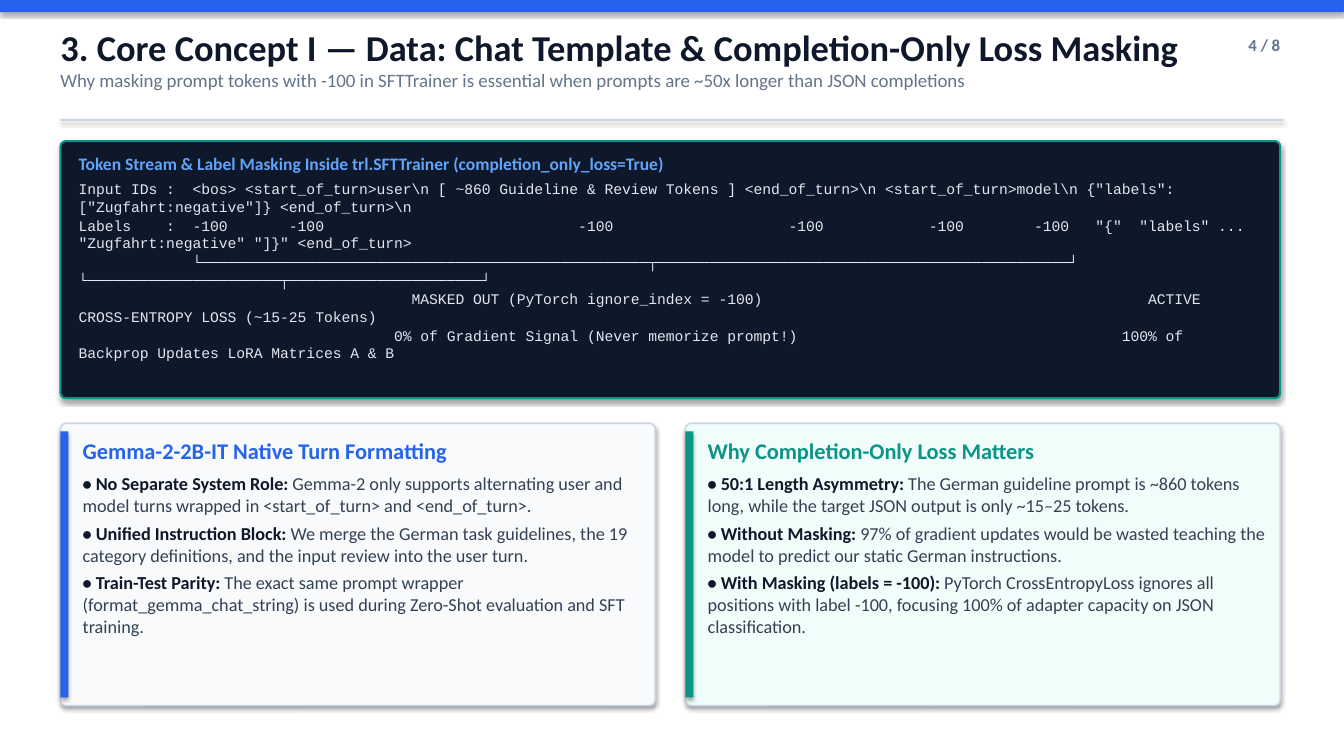
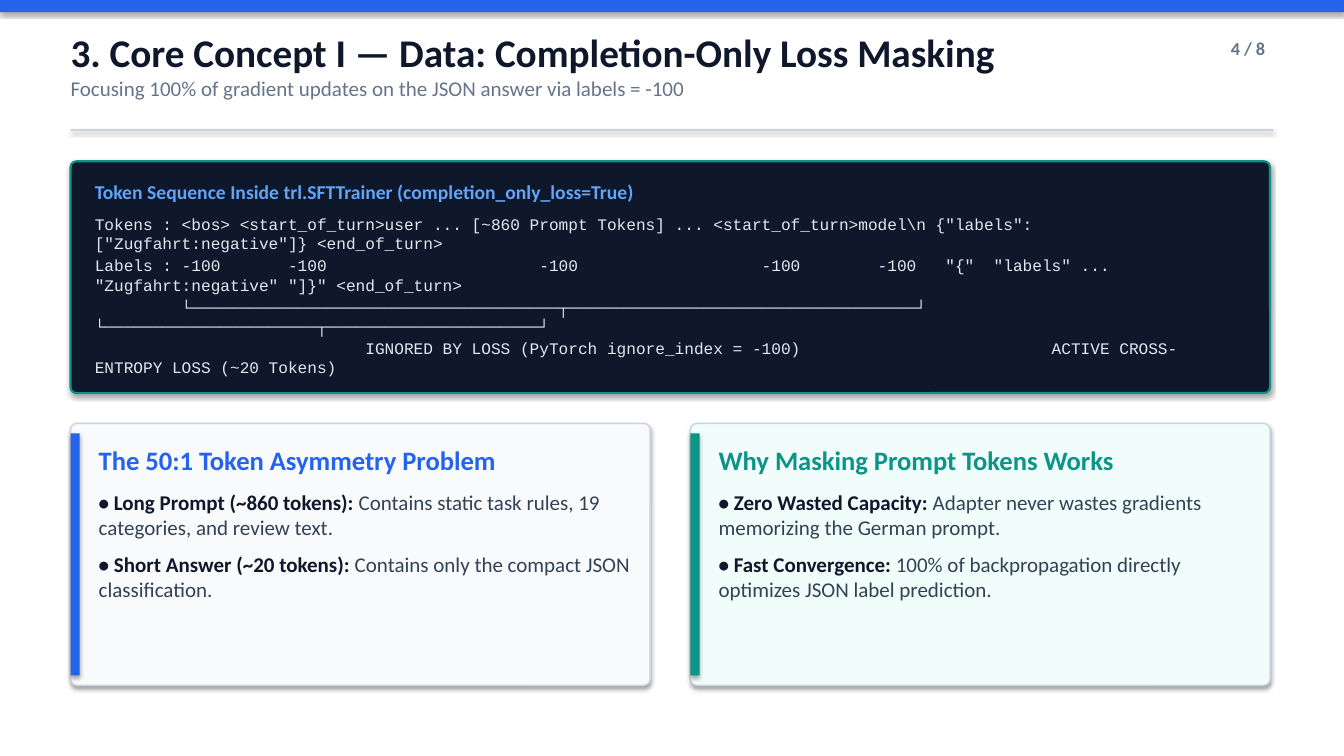
Before and after one commit to simon-clematide/gemma-qlora-finetuning, a slide deck: slide 4 of docs/gemma_qlora_core_concepts.pptx. Drawn at 1344x756 pixels with LibreOffice and Linux fonts; fonts in the diff are those of the drawing. Boxes give left, top, right and bottom in pixels: in the first picture for what was removed or moved away, otherwise in the second. Text is boxed around its words. In the diff, an @@ line names an element or a change of style, - is before the commit and + after.

```diff
--- a/docs/gemma_qlora_core_concepts.pptx
+++ b/docs/gemma_qlora_core_concepts.pptx
@@ text at box(71, 39, 994, 100): text changed; size 13.5 to 15 pt @@
-3. Core Concept I — Data: Chat Template & Completion-Only Loss Masking
-Why masking prompt tokens with -100 in SFTTrainer is essential when prompts are ~50x longer than JSON completions
+3. Core Concept I — Data: Completion-Only Loss Masking
+Focusing 100% of gradient updates on the JSON answer via labels = -100
@@ text "4 / 8": place and size @@
-text "4 / 8" at box(1248, 39, 1280, 51)
+text "4 / 8" at box(1231, 42, 1265, 55)
@@ text "4 / 8" at box(1231, 42, 1265, 55): size 12 to 13 pt @@
@@ rectangle: place and size @@
-rectangle at box(60, 119, 1284, 121)
+rectangle at box(71, 129, 1273, 131)
@@ rounded rectangle: place and size @@
-rounded rectangle at box(60, 141, 1280, 398)
+rounded rectangle at box(71, 161, 1270, 393)
@@ text at box(95, 184, 1177, 377): text changed; size 10.5 to 11.5 pt @@
-Token Stream & Label Masking Inside trl.SFTTrainer (completion_only_loss=True)
-Input IDs : <bos> <start_of_turn>user\n [ ~860 Guideline & Review Tokens ] <end_of_turn>\n <start_of_turn>model\n {"labels": ["Zugfahrt:negative"]} <end_of_turn>\n
-Labels : -100 -100 -100 -100 -100 -100 "{" "labels" ... "Zugfahrt:negative" "]}" <end_of_turn>
-└───────────────────────────────────────────────────┬───────────────────────────────────────────────┘ └──────────────────────┬──────────────────────┘
-MASKED OUT (PyTorch ignore_index = -100) ACTIVE CROSS-ENTROPY LOSS (~15-25 Tokens)
-0% of Gradient Signal (Never memorize prompt!) 100% of Backprop Updates LoRA Matrices A & B
+Token Sequence Inside trl.SFTTrainer (completion_only_loss=True)
+Tokens : <bos> <start_of_turn>user ... [~860 Prompt Tokens] ... <start_of_turn>model\n {"labels": ["Zugfahrt:negative"]} <end_of_turn>
+Labels : -100 -100 -100 -100 -100 "{" "labels" ... "Zugfahrt:negative" "]}" <end_of_turn>
+└──────────────────────────────────────┬────────────────────────────────────┘ └──────────────────────┬──────────────────────┘
+IGNORED BY LOSS (PyTorch ignore_index = -100) ACTIVE CROSS-ENTROPY LOSS (~20 Tokens)
@@ rounded rectangle: place and size @@
-rounded rectangle at box(60, 423, 655, 706)
+rounded rectangle at box(71, 423, 650, 686)
@@ rectangle: place and size @@
-rectangle at box(60, 432, 69, 698)
+rectangle at box(71, 434, 80, 676)
@@ proportions changed in 3 elements at box(71, 161, 1270, 393), box(71, 423, 650, 686), box(691, 423, 1270, 686) @@
@@ rounded rectangle: place and size @@
-rounded rectangle at box(686, 423, 1280, 706)
+rounded rectangle at box(691, 423, 1270, 686)
@@ rectangle: place and size @@
-rectangle at box(686, 432, 694, 698)
+rectangle at box(691, 434, 700, 676)
@@ text at box(99, 451, 630, 597): text changed; size 13 to 15 pt @@
-Gemma-2-2B-IT Native Turn Formatting
-• No Separate System Role: Gemma-2 only supports alternating user and model turns wrapped in <start_of_turn> and <end_of_turn>.
-• Unified Instruction Block: We merge the German task guidelines, the 19 category definitions, and the input review into the user turn.
-• Train-Test Parity: The exact same prompt wrapper (format_gemma_chat_string) is used during Zero-Shot evaluation and SFT training.
+The 50:1 Token Asymmetry Problem
+• Long Prompt (~860 tokens): Contains static task rules, 19 categories, and review text.
+• Short Answer (~20 tokens): Contains only the compact JSON classification.
@@ text at box(719, 451, 1201, 601): text changed; size 13 to 15 pt @@
-Why Completion-Only Loss Matters
-• 50:1 Length Asymmetry: The German guideline prompt is ~860 tokens long, while the target JSON output is only ~15–25 tokens.
-• Without Masking: 97% of gradient updates would be wasted teaching the model to predict our static German instructions.
-• With Masking (labels = -100): PyTorch CrossEntropyLoss ignores all positions with label -100, focusing 100% of adapter capacity on JSON classification.
+Why Masking Prompt Tokens Works
+• Zero Wasted Capacity: Adapter never wastes gradients memorizing the German prompt.
+• Fast Convergence: 100% of backpropagation directly optimizes JSON label prediction.
```
Also in this commit, not shown: 7 other slides changed, 1 other file.
